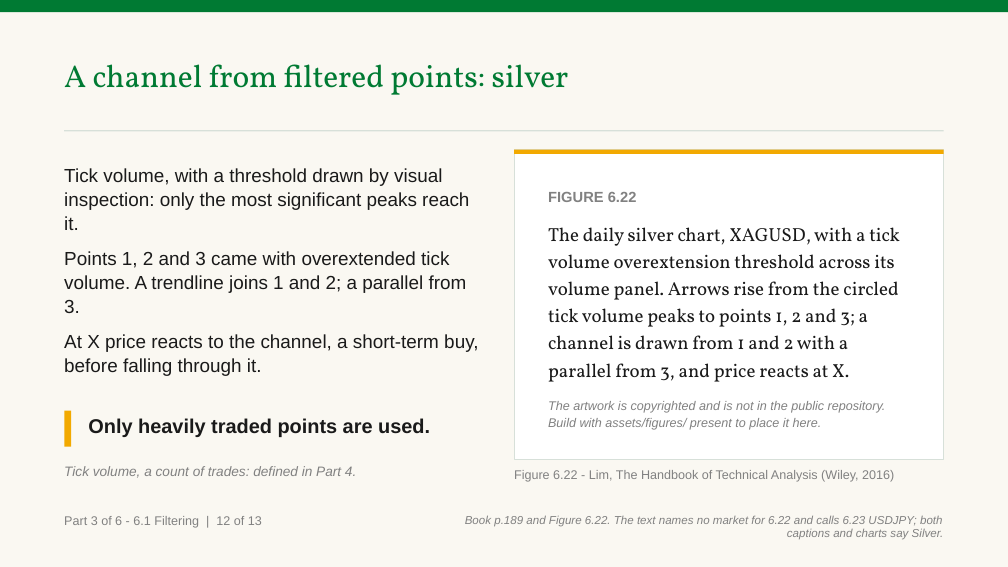
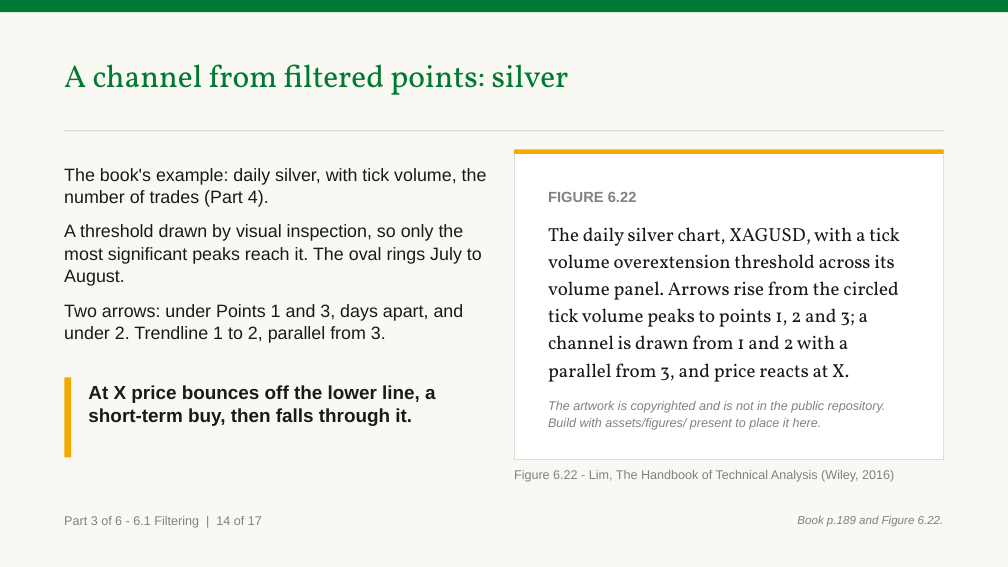
Before and after one commit to benjiesotelo-sudo/Telos_FIN1209, a slide deck: slide 68 of chapter-06/FIN1209-Chapter-06.pptx (slide 66 before the commit). Drawn at 1008x567 pixels with LibreOffice and Linux fonts; fonts in the diff are those of the drawing. Boxes give left, top, right and bottom in pixels: in the first picture for what was removed or moved away, otherwise in the second. Text is boxed around its words. In the diff, an @@ line names an element or a change of style, - is before the commit and + after.

```diff
--- a/chapter-06/FIN1209-Chapter-06.pptx
+++ b/chapter-06/FIN1209-Chapter-06.pptx
@@ text at (x1=64, y1=168, x2=487, y2=343): text changed; size 18 to 17 pt @@
-Tick volume, with a threshold drawn by visual inspection: only the most significant peaks reach it.
-Points 1, 2 and 3 came with overextended tick volume. A trendline joins 1 and 2; a parallel from 3.
-At X price reacts to the channel, a short-term buy, before falling through it.
+The book's example: daily silver, with tick volume, the number of trades (Part 4).
+A threshold drawn by visual inspection, so only the most significant peaks reach it. The oval rings July to August.
+Two arrows: under Points 1 and 3, days apart, and under 2. Trendline 1 to 2, parallel from 3.
@@ rectangle resized from (x1=64, y1=411, x2=71, y2=447) to (x1=64, y1=377, x2=71, y2=457) @@
@@ text added at (x1=88, y1=385, x2=436, y2=426), 18 pt, text #1A1A1A, bold @@
+At X price bounces off the lower line, a short-term buy, then falls through it.
@@ text removed at (x1=88, y1=418, x2=430, y2=437) @@
-Only heavily traded points are used.
@@ text removed at (x1=64, y1=466, x2=356, y2=478) @@
-Tick volume, a count of trades: defined in Part 4.
@@ text at (x1=64, y1=516, x2=262, y2=528): text changed @@
-Part 3 of 6 - 6.1 Filtering | 12 of 13
+Part 3 of 6 - 6.1 Filtering | 14 of 17
@@ text at (x1=797, y1=516, x2=944, y2=527): text changed @@
-Book p.189 and Figure 6.22. The text names no market for 6.22 and calls 6.23 USDJPY; both captions and charts say Silver.
+Book p.189 and Figure 6.22.
```
Also in this commit, not shown: 12 other slides changed, 4 slides added, 3 other files.
